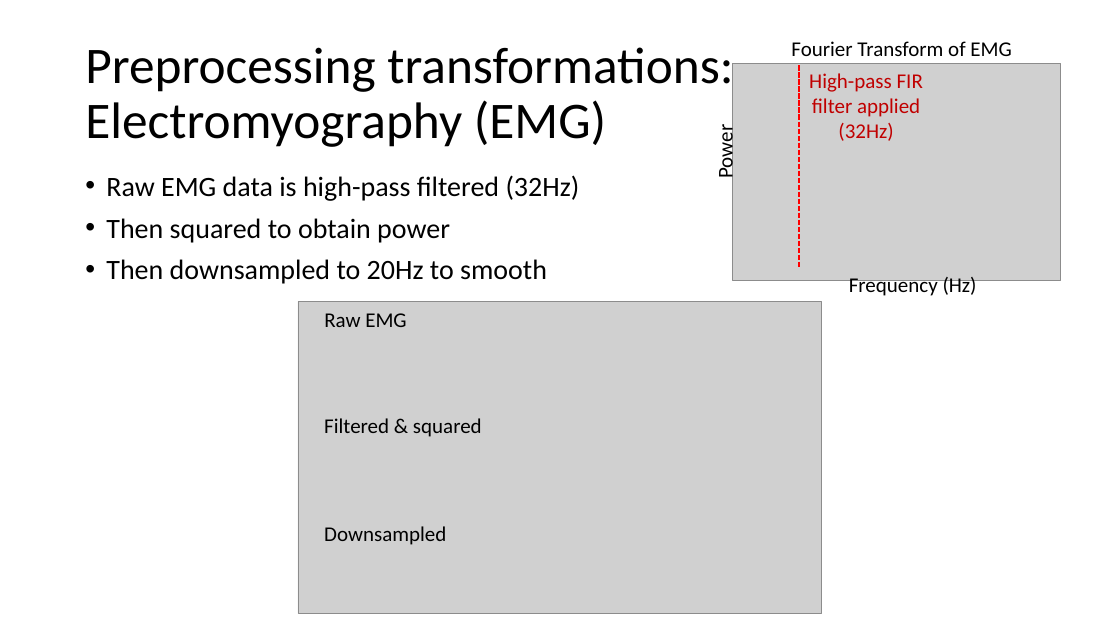
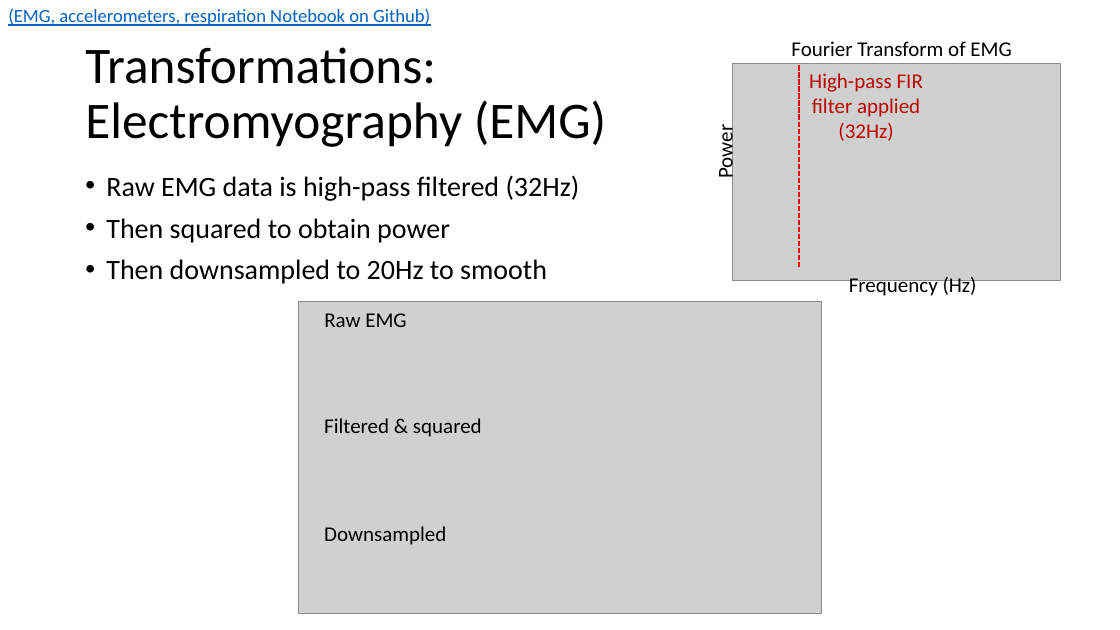
Before and after one commit to WalterPiTheScienceGuy/Springboard_Capstone2, a slide deck: slide 11 of Capstone2/reports/Springboard Capstone 2 ppt.pptx. Drawn at 1120x630 pixels with LibreOffice and Linux fonts; fonts in the diff are those of the drawing; grey boxes stand for pictures. Boxes give left, top, right and bottom in pixels: in the first picture for what was removed or moved away, otherwise in the second. Text is boxed around its words. In the diff, an @@ line names an element or a change of style, - is before the commit and + after.

```diff
--- a/Capstone2/reports/Springboard Capstone 2 ppt.pptx
+++ b/Capstone2/reports/Springboard Capstone 2 ppt.pptx
@@ text added at (8,8,430,26), 16 pt, text #0563C1, underline @@
+(EMG, accelerometers, respiration Notebook on Github)
@@ title at (85,47,606,147): text changed @@
-Preprocessing transformations: Electromyography (EMG)
+Transformations:
+Electromyography (EMG)
```
Also in this commit, not shown: 19 other slides changed, 1 slide added, 2 slides removed.
